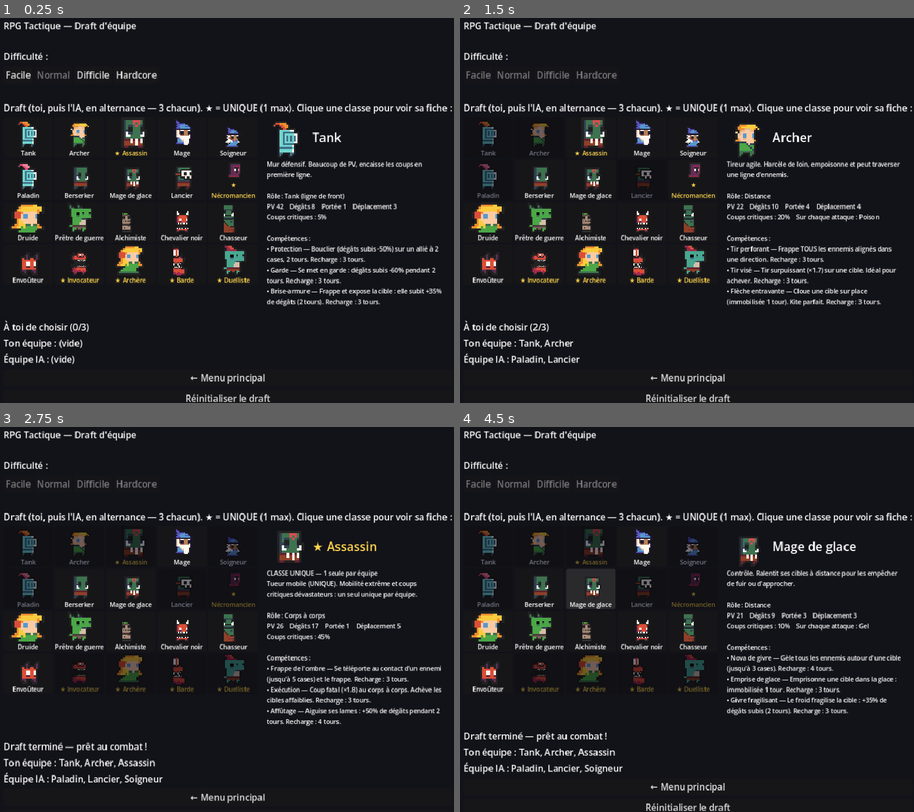
Above: before the commit, frames 1-4 (two rows, left to right).
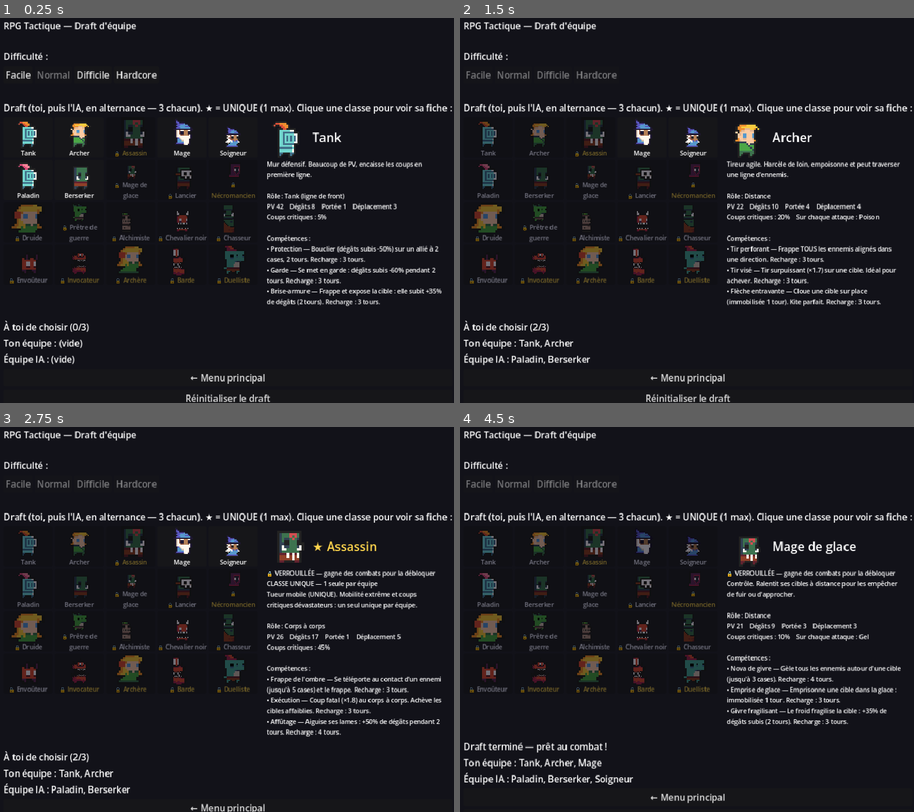
Above: after the commit, the same moments.

Repository: bodji27200-web/mon-jeux-video-
Game: Godot game, scene res://TeamSelect.tscn
The game is run twice, just before and just after one commit, with the same random seed, the same clock (stepped at 60 frames per second) and the same inputs. This scene is started directly instead of the project's main scene.
Inputs (mouse positions are in pixels of both pictures, inside the frame that each line leads up to):
- Up to frame 1 (0.25 s): no input
- Up to frame 2 (1.5 s): click (487, 137) at 0.52 s; click (537, 137) at 1.27 s
- Up to frame 3 (2.75 s): click (131, 546) at 2.02 s
- Up to frame 4 (4.5 s): click (641, 546) at 2.77 s; click (537, 588) at 3.52 s; click (591, 588) at 4.27 s

The runs differ from the first frame. In frame 1, 3.3% of the frame differs, in the area x 2-57%, y 26-69%; in frame 2, 3.4%; in frame 3, 8.6%; in frame 4, 9.6%, in the area x 0-98%, y 26-100%.

Commit message:
Déblocage de classes : 6 starters + déblocage progressif par victoire (persistant)

Diff:
--- a/Battle.gd
+++ b/Battle.gd
@@ -66,6 +66,7 @@
 var _max_hit := 0
 var _start_player := 0
 var _start_ai := 0
+var _unlocked_msg := ""  # classe débloquée par la victoire (affichée sur l'écran de fin)
 
 
 func _ready() -> void:
@@ -584,6 +585,9 @@
 		end_label.add_theme_color_override("font_color", Color(0.2, 0.9, 0.3) if p else Color(0.9, 0.2, 0.2))
 		end_label.add_theme_font_size_override("font_size", 64)
 		end_label.visible = true
+		# Victoire : progression (débloque la classe suivante, persistée sur disque).
+		if p:
+			_unlocked_msg = GameData.register_win()
 		_show_stats()
 		replay_button.visible = true
 		return true
@@ -607,9 +611,12 @@
 			ally_total += 1
 		else:
 			enemy_total += 1
-	stats_label.text = "Tours joués : %d\nEnnemis vaincus : %d / %d\nAlliés perdus : %d / %d\nCoup le plus fort : %d" % [
+	var txt := "Tours joués : %d\nEnnemis vaincus : %d / %d\nAlliés perdus : %d / %d\nCoup le plus fort : %d" % [
 		_turn_count, enemy_total - enemy_alive, enemy_total,
 		ally_total - ally_alive, ally_total, _max_hit]
+	if _unlocked_msg != "":
+		txt += "\n\n🔓 Nouvelle classe débloquée : %s !" % _unlocked_msg
+	stats_label.text = txt
 	stats_label.add_theme_font_size_override("font_size", 22)
 	stats_label.visible = true
 
--- a/GameData.gd
+++ b/GameData.gd
@@ -468,11 +468,42 @@
 const SETTINGS_PATH := "user://settings.cfg"
 var volumes := {"Master": 0.9, "Music": 0.7, "SFX": 1.0}
 
+# --- Progression : classes débloquées au fil des victoires ---
+# Un noyau jouable d'emblée (tous les rôles couverts) ; chaque victoire débloque
+# la classe suivante de UNLOCK_ORDER (basiques → avancées → uniques en récompense).
+# Persisté dans user://settings.cfg (section [progress]).
+const STARTER_CLASSES := ["tank", "archer", "mage", "soigneur", "berserker", "paladin"]
+const UNLOCK_ORDER := [
+	"lancier", "mage_glace", "druide", "chasseur", "alchimiste", "envouteur",
+	"pretreguerrier", "chevaliernoir", "assassin", "duelliste", "archere",
+	"necromancien", "invocateur", "barde",
+]
+var unlocked: Array = STARTER_CLASSES.duplicate()
+var wins := 0
+
 
 func _ready() -> void:
 	load_settings()
 	for bus in volumes:
 		apply_volume(bus, float(volumes[bus]))
+
+
+# La classe est-elle débloquée (jouable / draftable) ?
+func is_unlocked(cid: String) -> bool:
+	return unlocked.has(cid)
+
+
+# Enregistre une victoire : débloque la prochaine classe de la file, si elle existe.
+# Renvoie le nom affichable de la classe nouvellement débloquée, ou "" si aucune.
+func register_win() -> String:
+	wins += 1
+	for cid in UNLOCK_ORDER:
+		if not unlocked.has(cid):
+			unlocked.append(cid)
+			save_settings()
+			return str(CLASSES.get(cid, {}).get("name", cid))
+	save_settings()
+	return ""
 
 
 # Applique un volume linéaire (0..1) au bus nommé (mute total si <= 0).
@@ -489,6 +520,8 @@
 	var cfg := ConfigFile.new()
 	for bus in volumes:
 		cfg.set_value("audio", bus, volumes[bus])
+	cfg.set_value("progress", "unlocked", unlocked)
+	cfg.set_value("progress", "wins", wins)
 	cfg.save(SETTINGS_PATH)
 
 
@@ -498,3 +531,9 @@
 		return
 	for bus in volumes:
 		volumes[bus] = float(cfg.get_value("audio", bus, volumes[bus]))
+	# Progression : on repart toujours du noyau de départ, complété par la sauvegarde.
+	unlocked = STARTER_CLASSES.duplicate()
+	for cid in cfg.get_value("progress", "unlocked", []):
+		if not unlocked.has(cid):
+			unlocked.append(cid)
+	wins = int(cfg.get_value("progress", "wins", 0))
--- a/TeamSelect.gd
+++ b/TeamSelect.gd
@@ -121,6 +121,7 @@
 	root.add_child(_start_btn)
 
 	_on_difficulty("normal")
+	_update_buttons()  # grise d'emblée les classes encore verrouillées
 	_refresh()
 	_show_class_info(_first_visible())
 	Audio.play_music("menu")
@@ -151,7 +152,8 @@
 	tr.mouse_filter = Control.MOUSE_FILTER_IGNORE
 	vb.add_child(tr)
 	var lbl := Label.new()
-	lbl.text = ("★ " if c.get("unique", false) else "") + str(c.name)
+	var locked: bool = not GameData.is_unlocked(cid)
+	lbl.text = ("🔒 " if locked else ("★ " if c.get("unique", false) else "")) + str(c.name)
 	lbl.horizontal_alignment = HORIZONTAL_ALIGNMENT_CENTER
 	lbl.autowrap_mode = TextServer.AUTOWRAP_WORD_SMART
 	lbl.add_theme_font_size_override("font_size", 11)
@@ -208,6 +210,9 @@
 	if _player.size() >= TEAM_SIZE:
 		return
 	if not _class_buttons.has(cid) or _taken.has(cid):
+		return
+	# Classe encore verrouillée : non sélectionnable (à débloquer en gagnant).
+	if not GameData.is_unlocked(cid):
 		return
 	# Règle : une seule classe unique par équipe.
 	if GameData.CLASSES[cid].get("unique", false) and _player_has_unique():
@@ -239,7 +244,8 @@
 	for cid in _class_buttons:
 		var taken: bool = _taken.has(cid)
 		var unique_locked: bool = locked and GameData.CLASSES[cid].get("unique", false)
-		var dis: bool = taken or unique_locked
+		var not_unlocked: bool = not GameData.is_unlocked(cid)
+		var dis: bool = taken or unique_locked or not_unlocked
 		_class_buttons[cid].disabled = dis
 		# Carte grisée quand elle n'est plus sélectionnable (prise ou verrouillée).
 		_class_buttons[cid].modulate = Color(0.45, 0.45, 0.5) if dis else Color(1, 1, 1)
@@ -248,7 +254,7 @@
 func _available() -> Array:
 	var pool: Array = []
 	for cid in _class_buttons:
-		if not _taken.has(cid):
+		if not _taken.has(cid) and GameData.is_unlocked(cid):
 			pool.append(cid)
 	return pool
 
@@ -301,6 +307,8 @@
 		_info_name.add_theme_color_override("font_color",
 				Color(1.0, 0.84, 0.30) if c.get("unique", false) else Color(1, 1, 1))
 	var t := ""
+	if not GameData.is_unlocked(cid):
+		t += "🔒 VERROUILLÉE — gagne des combats pour la débloquer\n"
 	if c.get("unique", false):
 		t += "CLASSE UNIQUE — 1 seule par équipe\n"
 	t += "%s\n\n" % c.get("description", "")
Not shown, changed: CLAUDE.md
